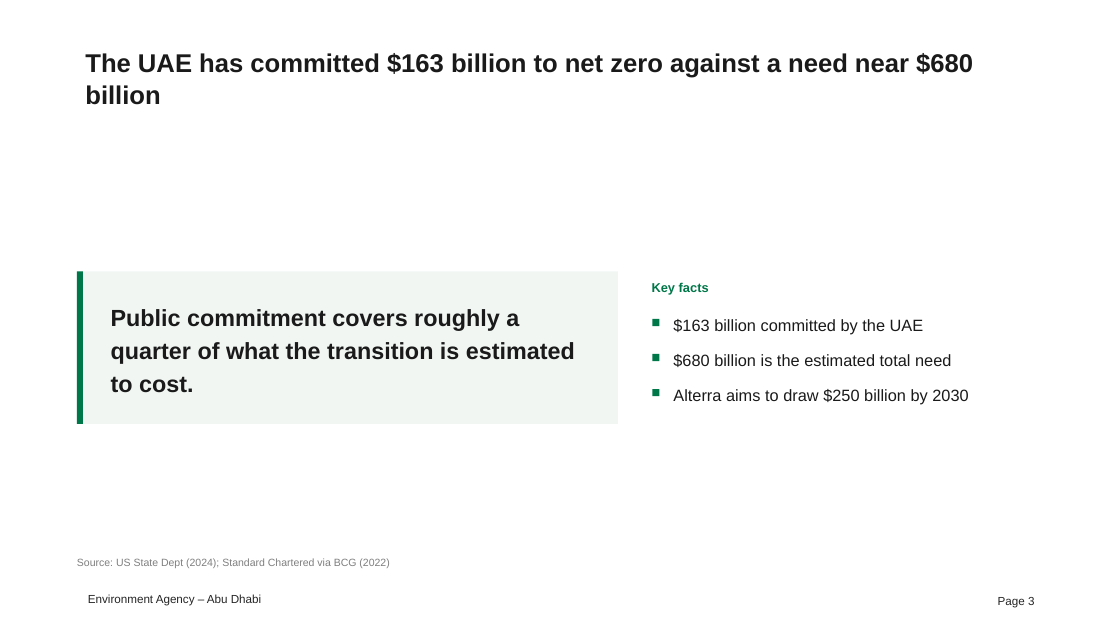
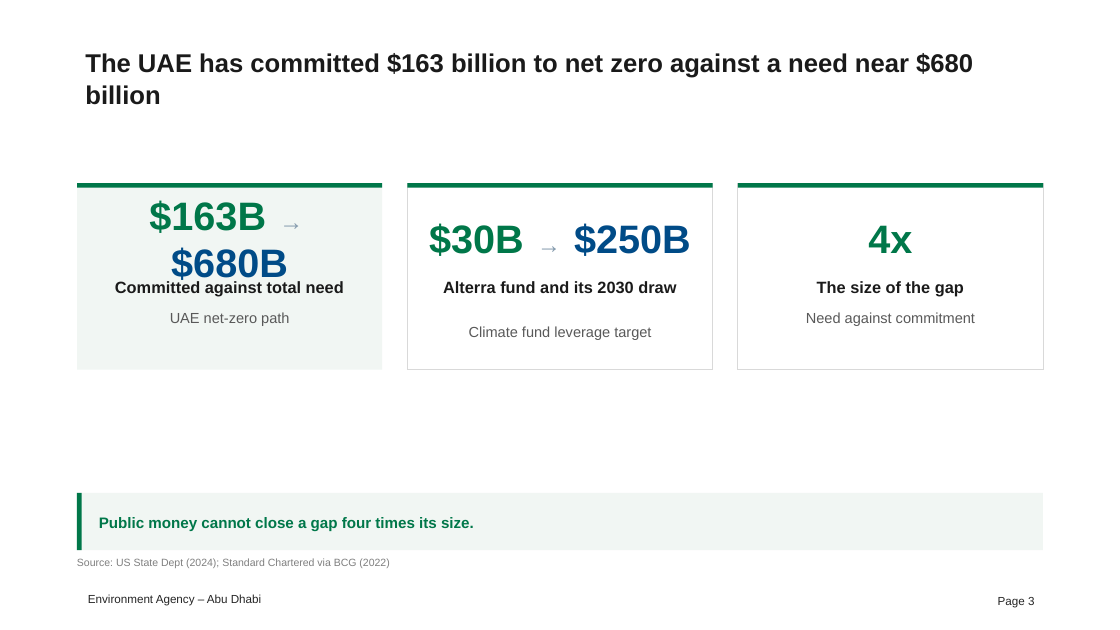
Before and after one commit to simonedoro/EAD_Presentation-development, a slide deck: slide 3 of starter-decks/03 Private climate finance - starter deck.pptx. Drawn at 1120x630 pixels with LibreOffice and Linux fonts; fonts in the diff are those of the drawing; background and template pictures are left out. Boxes give left, top, right and bottom in pixels: in the first picture for what was removed or moved away, otherwise in the second. Text is boxed around its words. In the diff, an @@ line names an element or a change of style, - is before the commit and + after.

```diff
--- a/starter-decks/03 Private climate finance - starter deck.pptx
+++ b/starter-decks/03 Private climate finance - starter deck.pptx
@@ rectangle resized from (x1=77, y1=271, x2=618, y2=424) to (x1=77, y1=183, x2=382, y2=370) @@
@@ rectangle added at (x1=77, y1=183, x2=382, y2=188), fill #007749 @@
@@ text added at (x1=149, y1=200, x2=288, y2=285), 34 pt, text #007749, bold @@
+$163B → $680B
@@ rectangle added at (x1=408, y1=183, x2=712, y2=370), fill #FFFFFF, outline #D9D9D9 0.75 pt @@
@@ rectangle added at (x1=408, y1=183, x2=712, y2=188), fill #007749 @@
@@ rectangle added at (x1=738, y1=183, x2=1043, y2=370), fill #FFFFFF, outline #D9D9D9 0.75 pt @@
@@ rectangle added at (x1=738, y1=183, x2=1043, y2=188), fill #007749 @@
@@ text added at (x1=429, y1=223, x2=691, y2=256), 34 pt, text #004B87, bold @@
+$30B → $250B
@@ text added at (x1=868, y1=225, x2=912, y2=253), 34 pt, text #007749, bold @@
+4x
@@ rectangle removed at (x1=77, y1=271, x2=83, y2=424) @@
@@ text added at (x1=115, y1=279, x2=344, y2=296), 14 pt, text #1A1A1A, bold @@
+Committed against total need
@@ text added at (x1=443, y1=281, x2=676, y2=293), 14 pt, text #1A1A1A, bold @@
+Alterra fund and its 2030 draw
@@ text removed at (x1=652, y1=282, x2=709, y2=294) @@
-Key facts
@@ text added at (x1=817, y1=281, x2=964, y2=296), 14 pt, text #1A1A1A, bold @@
+The size of the gap
@@ text removed at (x1=111, y1=309, x2=575, y2=393) @@
-Public commitment covers roughly a quarter of what the transition is estimated to cost.
@@ text added at (x1=170, y1=312, x2=289, y2=326), 12.5 pt, text #595959 @@
+UAE net-zero path
@@ text added at (x1=469, y1=326, x2=651, y2=340), 12.5 pt, text #595959 @@
+Climate fund leverage target
@@ rectangle removed at (x1=653, y1=319, x2=660, y2=327) @@
@@ text removed at (x1=673, y1=319, x2=924, y2=335) @@
-$163 billion committed by the UAE
@@ text added at (x1=806, y1=312, x2=975, y2=326), 12.5 pt, text #595959 @@
+Need against commitment
@@ rectangle removed at (x1=653, y1=354, x2=660, y2=361) @@
@@ text removed at (x1=673, y1=354, x2=951, y2=367) @@
-$680 billion is the estimated total need
@@ rectangle removed at (x1=653, y1=389, x2=660, y2=397) @@
@@ text removed at (x1=673, y1=389, x2=968, y2=405) @@
-Alterra aims to draw $250 billion by 2030
@@ rectangle added at (x1=77, y1=493, x2=1044, y2=550), fill #F1F6F3 @@
@@ rectangle added at (x1=77, y1=493, x2=82, y2=550), fill #007749 @@
@@ text added at (x1=99, y1=517, x2=474, y2=531), 13 pt, text #007749, bold @@
+Public money cannot close a gap four times its size.
```
Also in this commit, not shown: 4 other slides changed, 1 slide added, 1 slide removed, 21 other files.
